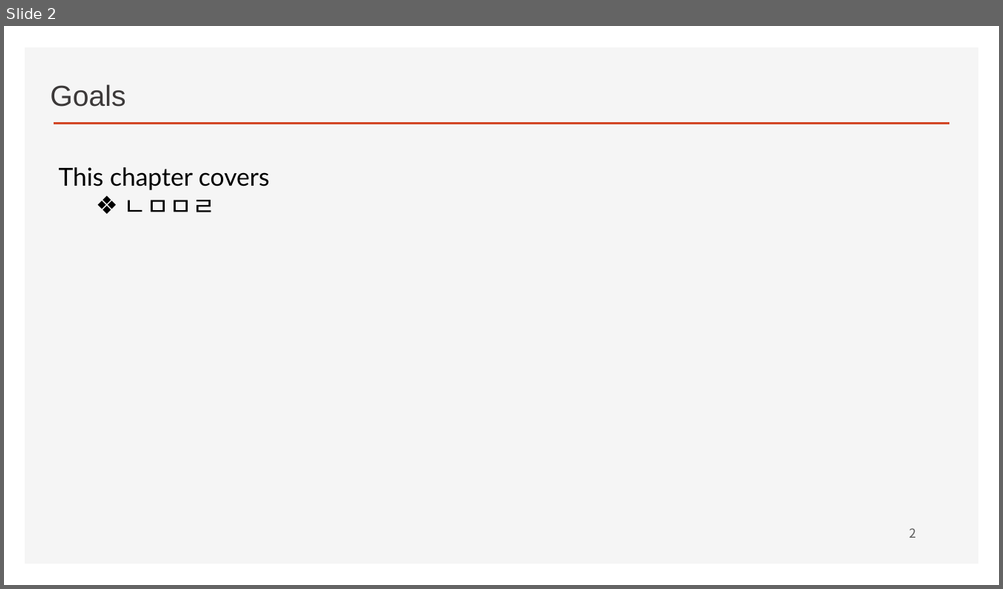
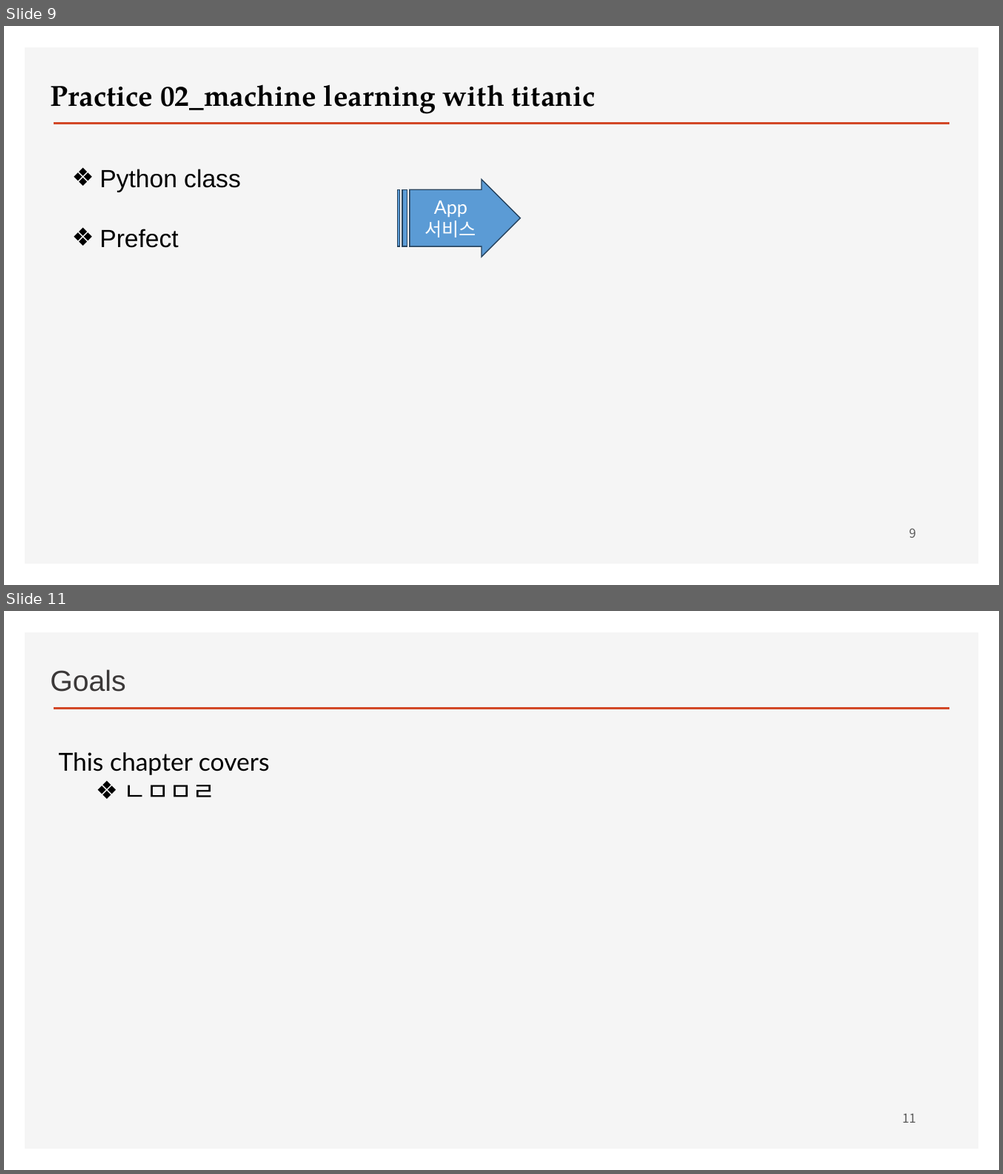
Before and after one commit to ancestor9/2026_Fall_Workflow-with-AI-Agent, a slide deck: 01_Workflow with AI Agent.pptx. Shown one above the other, each under a label of ours: slide 2 before the commit, slides 9 and 11 after it; the slides between them are not shown. The pictures are 1003x589 and 1003x1174 pixels, drawn with LibreOffice and Linux fonts; fonts in the diff are those of the drawing; background and template pictures are left out. Boxes give left, top, right and bottom in pixels: in the first picture for what was removed or moved away, otherwise in the second. Text is boxed around its words. In the diff, an @@ line names an element or a change of style, - is before the commit and + after.

```diff
--- a/01_Workflow with AI Agent.pptx
+++ b/01_Workflow with AI Agent.pptx
@@ slide 9 added at <box>4,26,999,585</box>, background #FFFFFF; not listed: 2 template elements that a slide beside it also shows @@
@@ text added at <box>50,84,595,114</box>, 28 pt, text #000000, bold @@
+Practice 02_machine learning with titanic
@@ text added at <box>99,169,241,248</box>, 24 pt, text #000000 @@
+❖ Python class
+❖ Prefect
@@ striped right arrow added at <box>397,180,521,258</box>, fill #5B9BD5, outline #28445D 1 pt, 18 pt, text #FFFFFF @@
+App 서비스
@@ page number added at <box>909,528,916,538</box>, 12 pt, text #595959 @@
+9
@@ what was slide 2 is now slide 11 @@
@@ page number at <box>902,1113,916,1123</box>: text changed @@
-2
+11
```
Also in this commit, not shown: 1 slide changed, 8 other slides added.
